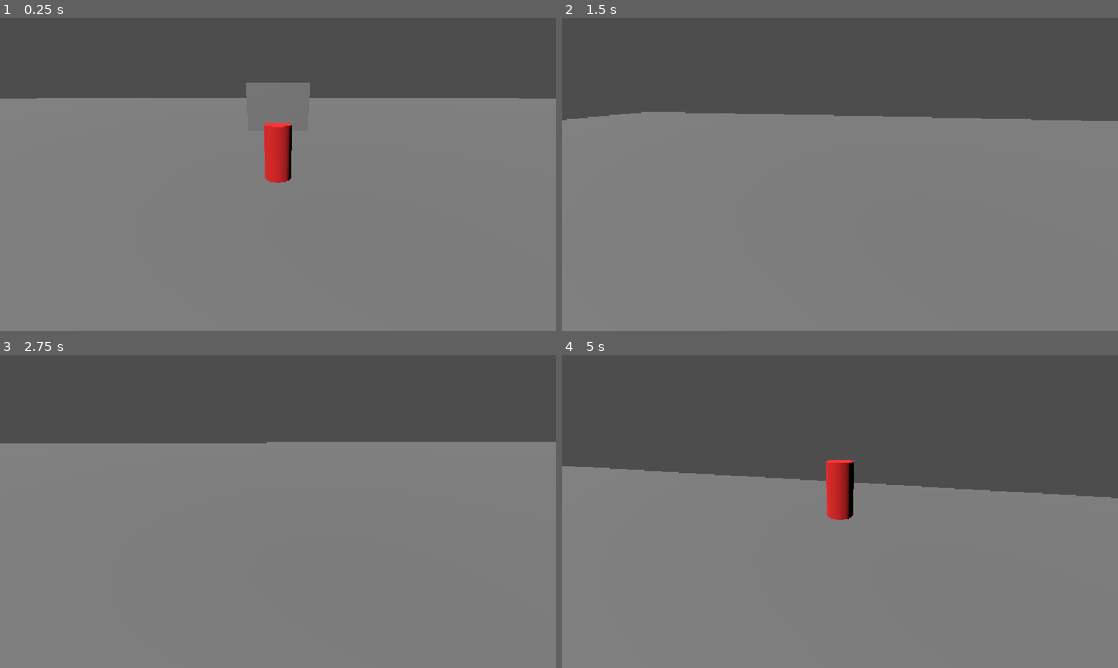
Above: before the commit, frames 1-4 (two rows, left to right).
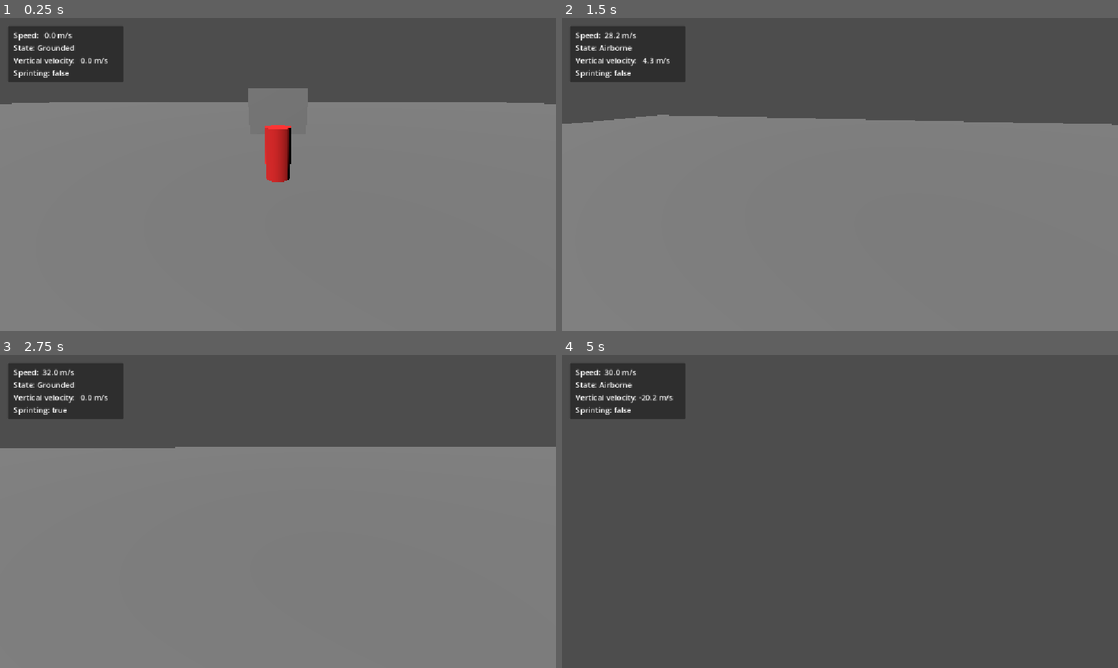
Above: after the commit, the same moments.

Repository: nimanimanima-rgb/DreamRunner
Game: Godot game, scene res://scenes/main.tscn
Two runs of this game, one before a commit and one after it. Both use one fixed random seed, a clock stepped at 60 frames per second and the inputs below.
Inputs (mouse positions are in pixels of both pictures, inside the frame that each line leads up to):
- Up to frame 1 (0.25 s): no input
- Up to frame 2 (1.5 s): tap Enter at 0.5 s; move the mouse to (867, 174) at 0.52 s; hold Shift (sprint) 0.53-1.28 s; hold W (move_forward) from 0.53 s (still down); tap Space (jump) at 0.77 s; move the mouse to (812, 174) at 1.27 s; tap Shift (sprint) at 1.35 s
- Up to frame 3 (2.75 s): keep holding W (move_forward); tap Space (jump) at 1.52 s; move the mouse to (289, 505) at 2.02 s; hold Shift (sprint) from 2.03 s (still down)
- Up to frame 4 (5 s): keep holding W (move_forward); move the mouse to (834, 517) at 2.77 s; release Shift (sprint) at 2.78 s; tap Shift (sprint) at 2.85, 4.35 s; tap Space (jump) at 3.02, 3.77, 4.52 s; move the mouse to (878, 514) at 3.52 s; hold Shift (sprint) 3.53-4.28 s; move the mouse to (795, 508) at 4.27 s

The runs differ from the first frame. In frame 1, 5.0% of the frame differs, in the area x 0-100%, y 2-53%; in frame 2, 4.5%; in frame 3, 4.9%; in frame 4, 63%, in the area x 0-100%, y 2-100%.

Commit message:
Add movement laboratory debug HUD

Diff:
--- a/scenes/main.tscn
+++ b/scenes/main.tscn
@@ -1,6 +1,7 @@
 [gd_scene format=3 uid="uid://djsdacvhdtxjw"]
 
 [ext_resource type="Script" uid="uid://bile5wvaam3yq" path="res://scripts/player_controller.gd" id="1_elqb8"]
+[ext_resource type="Script" path="res://scripts/debug_hud.gd" id="2_debug"]
 
 [sub_resource type="BoxMesh" id="BoxMesh_o2g3l"]
 size = Vector3(200, 1, 200)
@@ -52,11 +53,12 @@
 
 [node name="SpringArm3D" type="SpringArm3D" parent="Player/CameraPivot" unique_id=905739368]
 spring_length = 6.0
-margin = 0.0
+margin = 0.1
 
 [node name="Camera3D" type="Camera3D" parent="Player/CameraPivot/SpringArm3D" unique_id=1036950374]
 transform = Transform3D(1, 0, 0, 0, 0.9848077, 0.17364818, 0, -0.17364818, 0.9848077, 0, 1.5, 0)
 current = true
+fov = 78.0
 
 [node name="DirectionalLight3D" type="DirectionalLight3D" parent="." unique_id=350803342]
 transform = Transform3D(0.81915206, 0.4055798, -0.4055798, 0, 0.70710677, 0.70710677, 0.57357645, -0.579228, 0.579228, 0, 0, 0)
@@ -64,3 +66,27 @@
 [node name="TestCube" type="MeshInstance3D" parent="." unique_id=976470427]
 transform = Transform3D(2, 0, 0, 0, 2, 0, 0, 0, 2, 0, 1, -10)
 mesh = SubResource("BoxMesh_wyco5")
+
+[node name="DebugHUD" type="CanvasLayer" parent="."]
+script = ExtResource("2_debug")
+player_path = NodePath("../Player")
+
+[node name="MarginContainer" type="MarginContainer" parent="DebugHUD"]
+offset_left = 16.0
+offset_top = 16.0
+offset_right = 256.0
+offset_bottom = 124.0
+
+[node name="PanelContainer" type="PanelContainer" parent="DebugHUD/MarginContainer"]
+layout_mode = 2
+
+[node name="MarginContainer" type="MarginContainer" parent="DebugHUD/MarginContainer/PanelContainer"]
+layout_mode = 2
+theme_override_constants/margin_left = 12
+theme_override_constants/margin_top = 8
+theme_override_constants/margin_right = 12
+theme_override_constants/margin_bottom = 8
+
+[node name="Readout" type="Label" parent="DebugHUD/MarginContainer/PanelContainer/MarginContainer"]
+layout_mode = 2
+text = "Speed: 0.0 m/s\nState: Airborne\nVertical velocity: 0.0 m/s\nSprinting: false"
--- /dev/null
+++ b/scripts/debug_hud.gd
@@ -0,0 +1,19 @@
+extends CanvasLayer
+
+@export var player_path: NodePath
+
+@onready var player: CharacterBody3D = get_node(player_path)
+@onready var readout: Label = $MarginContainer/PanelContainer/MarginContainer/Readout
+
+
+func _process(_delta: float) -> void:
+	var horizontal_speed := Vector2(player.velocity.x, player.velocity.z).length()
+	var movement_state := "Grounded" if player.is_on_floor() else "Airborne"
+	var sprinting := Input.is_action_pressed("sprint") and horizontal_speed > 0.1
+
+	readout.text = (
+		"Speed: %5.1f m/s\n" % horizontal_speed
+		+ "State: %s\n" % movement_state
+		+ "Vertical velocity: %5.1f m/s\n" % player.velocity.y
+		+ "Sprinting: %s" % str(sprinting)
+	)
--- a/scripts/player_controller.gd
+++ b/scripts/player_controller.gd
@@ -6,11 +6,13 @@
 @export var ground_acceleration: float = 70.0
 @export var air_acceleration: float = 22.0
 @export var ground_deceleration: float = 55.0
+@export var air_deceleration: float = 2.0
 @export var jump_velocity: float = 18.0
 @export var gravity_multiplier: float = 2.0
 
 @export_group("Camera")
 @export var mouse_sensitivity: float = 0.003
+@export var pitch_smoothing: float = 14.0
 @export var min_pitch: float = -55.0
 @export var max_pitch: float = 25.0
 
@@ -18,6 +20,7 @@
 
 var gravity: float = ProjectSettings.get_setting("physics/3d/default_gravity")
 var pitch: float = deg_to_rad(-12.0)
+var target_pitch: float = pitch
 
 
 func _ready() -> void:
@@ -32,9 +35,8 @@
 	if event is InputEventMouseMotion and Input.get_mouse_mode() == Input.MOUSE_MODE_CAPTURED:
 		rotate_y(-event.relative.x * mouse_sensitivity)
 
-		pitch -= event.relative.y * mouse_sensitivity
-		pitch = clamp(pitch, deg_to_rad(min_pitch), deg_to_rad(max_pitch))
-		camera_pivot.rotation.x = pitch
+		target_pitch -= event.relative.y * mouse_sensitivity
+		target_pitch = clamp(target_pitch, deg_to_rad(min_pitch), deg_to_rad(max_pitch))
 
 	if event.is_action_pressed("ui_cancel"):
 		if Input.get_mouse_mode() == Input.MOUSE_MODE_CAPTURED:
@@ -43,19 +45,29 @@
 			Input.set_mouse_mode(Input.MOUSE_MODE_CAPTURED)
 
 
+func _process(delta: float) -> void:
+	var smoothing_weight := 1.0 - exp(-pitch_smoothing * delta)
+	pitch = lerp_angle(pitch, target_pitch, smoothing_weight)
+	camera_pivot.rotation.x = pitch
+
+
 func _physics_process(delta: float) -> void:
 	var input_dir := Input.get_vector("move_left", "move_right", "move_forward", "move_back")
 	var move_dir := (global_transform.basis * Vector3(input_dir.x, 0.0, input_dir.y)).normalized()
 	var target_speed := sprint_speed if Input.is_action_pressed("sprint") else walk_speed
 
 	var horizontal_velocity := Vector3(velocity.x, 0.0, velocity.z)
-	var target_velocity := move_dir * target_speed
+	var desired_speed := target_speed
+	if not is_on_floor():
+		desired_speed = maxf(desired_speed, horizontal_velocity.length())
+	var target_velocity := move_dir * desired_speed
 
 	if move_dir != Vector3.ZERO:
 		var accel := ground_acceleration if is_on_floor() else air_acceleration
 		horizontal_velocity = horizontal_velocity.move_toward(target_velocity, accel * delta)
 	else:
-		horizontal_velocity = horizontal_velocity.move_toward(Vector3.ZERO, ground_deceleration * delta)
+		var decel := ground_deceleration if is_on_floor() else air_deceleration
+		horizontal_velocity = horizontal_velocity.move_toward(Vector3.ZERO, decel * delta)
 
 	velocity.x = horizontal_velocity.x
 	velocity.z = horizontal_velocity.z
Not shown, added: scripts/debug_hud.gd.uid
Not shown, changed: ROADMAP.md
